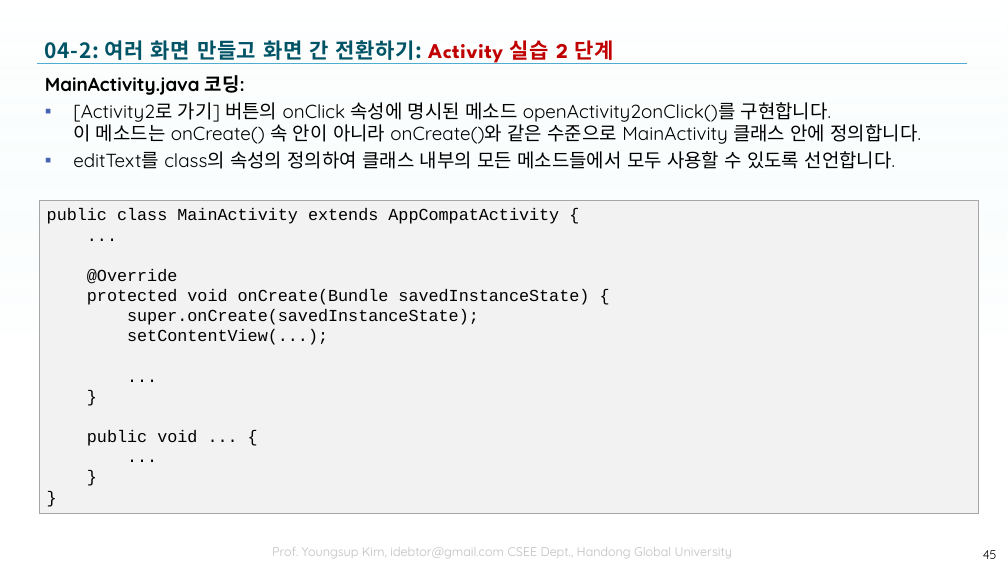
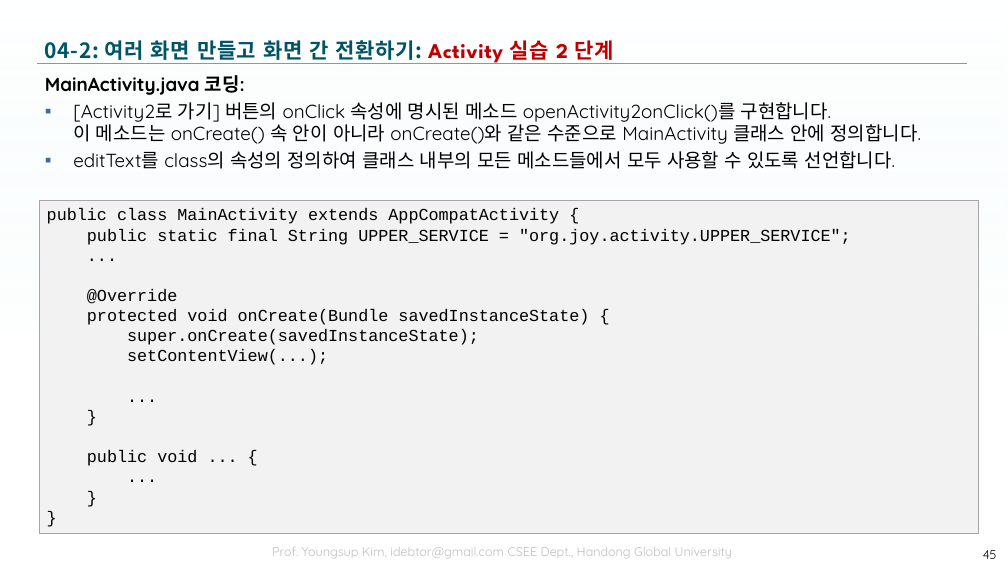
Before and after one commit to tae7841/HuStarAS, a slide deck: slide 45 of ppts/04Activity.pptx. Drawn at 1008x567 pixels with LibreOffice and Linux fonts; fonts in the diff are those of the drawing; background and template pictures are left out. Boxes give left, top, right and bottom in pixels: in the first picture for what was removed or moved away, otherwise in the second. Text is boxed around its words. In the diff, an @@ line names an element or a change of style, - is before the commit and + after.

```diff
--- a/ppts/04Activity.pptx
+++ b/ppts/04Activity.pptx
@@ rectangle "public class MainActivity extends AppCompatActivity ...": place and size @@
-rectangle "public class MainActivity extends AppCompatActivity ..." at <box>39,200,979,513</box>
+rectangle "public class MainActivity extends AppCompatActivity ..." at <box>39,200,979,534</box>
@@ text in rectangle at <box>87,229,851,245</box>: paragraph added @@
+public static final String UPPER_SERVICE = "org.joy.activity.UPPER_SERVICE";
```
Also in this commit, not shown: 5 other slides changed.
